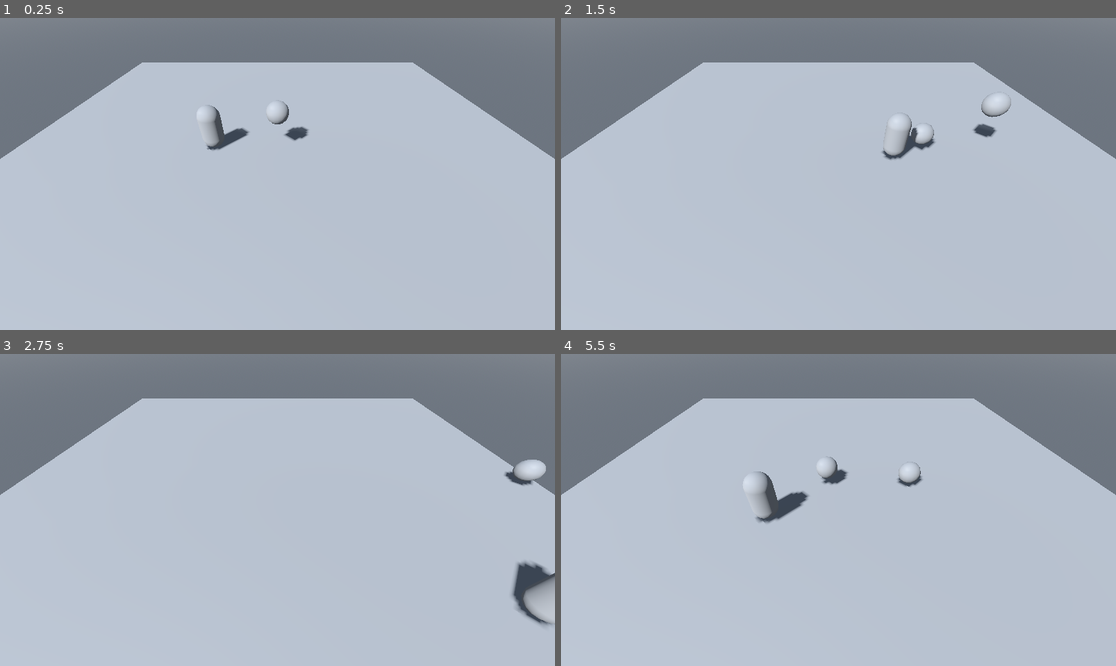
Above: before the commit, frames 1-4 (two rows, left to right).
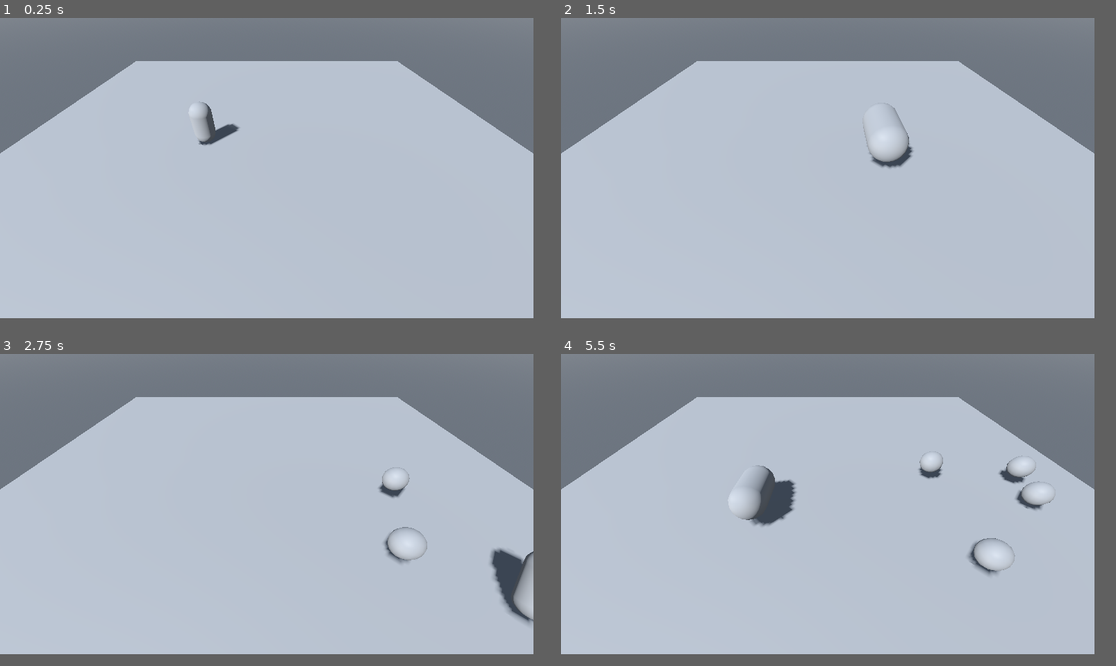
Above: after the commit, the same moments.

Repository: LeonStansfield/Basic-Godot-Multiplayer-Framework
Game: Godot game, scene res://Scenes/test.tscn
Same seed, same stepped clock (60 frames per second), same inputs: the game is played once before the commit and once after it. This scene is started directly instead of the project's main scene.
Inputs (mouse positions are in pixels of both pictures, inside the frame that each line leads up to):
- Up to frame 1 (0.25 s): no input
- Up to frame 2 (1.5 s): move the mouse to (960, 158) at 0.52 s; press the mouse at (960, 158) at 0.53 s; hold D (move_right) 0.53-1.28 s; right-click (960, 158) at 0.8 s; move the mouse to (727, 189) at 1.27 s; release the mouse at (727, 189) at 1.28 s; hold S (move_back) from 1.28 s (still down); right-click (727, 189) at 1.35 s
- Up to frame 3 (2.75 s): tap Middle mouse button (action_3, bound only after the commit) at 1.55 s; move the mouse to (333, 441) at 2.02 s; release S (move_back) at 2.03 s; hold D (move_right) from 2.03 s (still down); hold Middle mouse button (action_3, bound only after the commit) from 2.03 s (still down); click (333, 441) at 2.3 s
- Up to frame 4 (5.5 s): move the mouse to (810, 572) at 2.77 s; release D (move_right) at 2.78 s; release Middle mouse button (action_3, bound only after the commit) at 2.78 s; hold W (move_forward) 2.78-3.53 s; click (810, 572) at 2.85 s; right-click (810, 572) at 3.05 s; move the mouse to (1005, 556) at 3.52 s; hold Right mouse button (action_2, bound only after the commit) 3.53-4.28 s; hold A (move_left) 3.53-5.03 s; tap Middle mouse button (action_3, bound only after the commit) at 3.8, 4.35 s; move the mouse to (672, 463) at 4.27 s; click (672, 463) at 4.55 s; move the mouse to (866, 510) at 5.02 s; press the mouse at (866, 510) at 5.03 s; hold S (move_back) from 5.03 s (still down); right-click (866, 510) at 5.3 s
The window is 799x449 before the commit and 768x432 after it. Grey fills any space a smaller window leaves; there, only what the larger window draws over its background counts as a difference.

The runs differ from the first frame. In frame 1, 3.9% of the frame differs, in the area x 0-100%, y 0-46%; in frame 2, 4.0%; in frame 3, 5.2%, in the area x 0-100%, y 0-88%; in frame 4, 5.2%.

Commit message:
Added animation syncing, polished a few other bits

Diff:
--- a/Prefabs/ball.tscn
+++ b/Prefabs/ball.tscn
@@ -23,3 +23,9 @@
 
 [node name="MeshInstance3D" type="MeshInstance3D" parent="."]
 mesh = SubResource("SphereMesh_8a2hy")
+
+[node name="DespawnTimer" type="Timer" parent="."]
+wait_time = 5.0
+autostart = true
+
+[connection signal="timeout" from="DespawnTimer" to="." method="_on_despawn_timer_timeout"]
--- a/Prefabs/player.tscn
+++ b/Prefabs/player.tscn
@@ -7,11 +7,76 @@
 
 [sub_resource type="CapsuleShape3D" id="CapsuleShape3D_y6xdh"]
 
-[node name="Player" type="CharacterBody3D" node_paths=PackedStringArray("ball_spawn_pos")]
+[sub_resource type="Animation" id="Animation_y6xdh"]
+resource_name = "animation_1"
+tracks/0/type = "value"
+tracks/0/imported = false
+tracks/0/enabled = true
+tracks/0/path = NodePath("MeshInstance3D:rotation")
+tracks/0/interp = 1
+tracks/0/loop_wrap = true
+tracks/0/keys = {
+"times": PackedFloat32Array(0, 0.5, 1),
+"transitions": PackedFloat32Array(1, 1, 1),
+"update": 0,
+"values": [Vector3(0, 0, 0), Vector3(3.14159, 0, 0), Vector3(6.28319, 0, 0)]
+}
+
+[sub_resource type="Animation" id="Animation_5wxv7"]
+length = 0.001
+tracks/0/type = "value"
+tracks/0/imported = false
+tracks/0/enabled = true
+tracks/0/path = NodePath("MeshInstance3D:rotation")
+tracks/0/interp = 1
+tracks/0/loop_wrap = true
+tracks/0/keys = {
+"times": PackedFloat32Array(0),
+"transitions": PackedFloat32Array(1),
+"update": 0,
+"values": [Vector3(0, 0, 0)]
+}
+tracks/1/type = "value"
+tracks/1/imported = false
+tracks/1/enabled = true
+tracks/1/path = NodePath("MeshInstance3D:scale")
+tracks/1/interp = 1
+tracks/1/loop_wrap = true
+tracks/1/keys = {
+"times": PackedFloat32Array(0),
+"transitions": PackedFloat32Array(1),
+"update": 0,
+"values": [Vector3(1, 1, 1)]
+}
+
+[sub_resource type="Animation" id="Animation_y5hcb"]
+resource_name = "animation_2"
+tracks/0/type = "value"
+tracks/0/imported = false
+tracks/0/enabled = true
+tracks/0/path = NodePath("MeshInstance3D:scale")
+tracks/0/interp = 1
+tracks/0/loop_wrap = true
+tracks/0/keys = {
+"times": PackedFloat32Array(0, 0.5, 1),
+"transitions": PackedFloat32Array(1, 1, 1),
+"update": 0,
+"values": [Vector3(1, 1, 1), Vector3(2, 2, 2), Vector3(1, 1, 1)]
+}
+
+[sub_resource type="AnimationLibrary" id="AnimationLibrary_y5hcb"]
+_data = {
+&"RESET": SubResource("Animation_5wxv7"),
+&"animation_1": SubResource("Animation_y6xdh"),
+&"animation_2": SubResource("Animation_y5hcb")
+}
+
+[node name="Player" type="CharacterBody3D" node_paths=PackedStringArray("ball_spawn_pos", "animation_player")]
 collision_layer = 2
 collision_mask = 3
 script = ExtResource("1_y6xdh")
 ball_spawn_pos = NodePath("BallSpawnPos")
+animation_player = NodePath("AnimationPlayer")
 
 [node name="MeshInstance3D" type="MeshInstance3D" parent="."]
 transform = Transform3D(1, 0, 0, 0, 1, 0, 0, 0, 1, 0, 1, 0)
@@ -23,3 +88,8 @@
 
 [node name="BallSpawnPos" type="Marker3D" parent="."]
 transform = Transform3D(1, 0, 0, 0, 1, 0, 0, 0, 1, 1, 1, 0)
+
+[node name="AnimationPlayer" type="AnimationPlayer" parent="."]
+libraries = {
+&"": SubResource("AnimationLibrary_y5hcb")
+}
--- a/Scenes/main.tscn
+++ b/Scenes/main.tscn
@@ -32,6 +32,7 @@
 
 [node name="IPAddress" type="LineEdit" parent="UI/VBoxContainer"]
 layout_mode = 2
+text = "127.0.0.1"
 placeholder_text = "IP ADDRESS"
 
 [node name="Exit" type="Button" parent="UI/VBoxContainer"]
--- a/Scenes/test.tscn
+++ b/Scenes/test.tscn
@@ -1,6 +1,5 @@
-[gd_scene load_steps=5 format=3 uid="uid://drfflkb1hn5uk"]
+[gd_scene load_steps=4 format=3 uid="uid://drfflkb1hn5uk"]
 
-[ext_resource type="PackedScene" uid="uid://da2cjrqbi7ywy" path="res://Prefabs/ball.tscn" id="1_8od7v"]
 [ext_resource type="Environment" uid="uid://crcpsuceqxwoc" path="res://Assets/environment.tres" id="1_qc4db"]
 [ext_resource type="PackedScene" uid="uid://d2qqevyfm5qko" path="res://Prefabs/player.tscn" id="2_qc4db"]
 
@@ -21,9 +20,6 @@
 
 [node name="SpawnRoot" type="Node3D" parent="World"]
 
-[node name="Ball" parent="World/SpawnRoot" instance=ExtResource("1_8od7v")]
-transform = Transform3D(1, 0, 0, 0, 1, 0, 0, 0, 1, 0, 2, 0)
-
 [node name="Player" parent="World/SpawnRoot" instance=ExtResource("2_qc4db")]
 transform = Transform3D(1, 0, 0, 0, 1, 0, 0, 0, 1, -3, 0, 0)
 is_networked = false
--- a/project.godot
+++ b/project.godot
@@ -18,6 +18,11 @@
 [autoload]
 
 NetworkManager="*res://scripts/network_manager.gd"
+
+[display]
+
+window/size/viewport_width=768
+window/size/viewport_height=432
 
 [input]
 
@@ -46,3 +51,13 @@
 "events": [Object(InputEventMouseButton,"resource_local_to_scene":false,"resource_name":"","device":-1,"window_id":0,"a …(253 unchanged characters)…
 ]
 }
+action_2={
+"deadzone": 0.2,
+"events": [Object(InputEventMouseButton,"resource_local_to_scene":false,"resource_name":"","device":-1,"window_id":0,"alt_pressed":false,"shift_pressed":false,"ctrl_pressed":false,"meta_pressed":false,"button_mask":0,"position":Vector2(0, 0),"global_position":Vector2(0, 0),"factor":1.0,"button_index":2,"canceled":false,"pressed":false,"double_click":false,"script":null)
+]
+}
+action_3={
+"deadzone": 0.2,
+"events": [Object(InputEventMouseButton,"resource_local_to_scene":false,"resource_name":"","device":-1,"window_id":0,"alt_pressed":false,"shift_pressed":false,"ctrl_pressed":false,"meta_pressed":false,"button_mask":0,"position":Vector2(0, 0),"global_position":Vector2(0, 0),"factor":1.0,"button_index":3,"canceled":false,"pressed":false,"double_click":false,"script":null)
+]
+}
--- a/scripts/ball.gd
+++ b/scripts/ball.gd
@@ -20,3 +20,7 @@
 		global_transform = t
 		linear_velocity = lin_vel
 		angular_velocity = ang_vel
+
+
+func _on_despawn_timer_timeout():
+	queue_free()
--- a/scripts/network_manager.gd
+++ b/scripts/network_manager.gd
@@ -7,12 +7,10 @@
 signal connection_failed
 signal disconnected
 
-const PORT: int = 12345
-const MAX_PLAYERS: int = 4
-
-# ===========================
+const PORT: int = 8080
+const MAX_PLAYERS: int = 16
+
 # Registry for spawnable objects
-# ===========================
 var spawnable_scenes: Dictionary = {  # Register types here
 	"player": preload("res://Prefabs/player.tscn"),
 	"ball": preload("res://Prefabs/ball.tscn")
@@ -34,9 +32,7 @@
 	multiplayer.peer_connected.connect(_on_peer_connected)
 	multiplayer.peer_disconnected.connect(_on_peer_disconnected)
 
-# ======================
 # SERVER / CLIENT SETUP
-# ======================
 func host_game() -> Error:
 	reset_game_state()
 
@@ -79,9 +75,7 @@
 	reset_game_state()
 	emit_signal("disconnected")
 
-# ======================
 # CONNECTION EVENTS
-# ======================
 func _on_connected_to_server() -> void:
 	print("Connected to server")
 	emit_signal("connected")
@@ -98,9 +92,7 @@
 	reset_game_state()
 	emit_signal("disconnected")
 
-# ======================
 # PEER EVENTS (server-side spawning)
-# ======================
 func _on_peer_connected(id: int) -> void:
 	print("Peer connected: %d" % id)
 
@@ -130,9 +122,7 @@
 		despawn_networked_object(str(id))
 		rpc("despawn_remote_object", str(id))
 
-# ======================
 # GENERIC NETWORKED OBJECT MANAGEMENT
-# ======================
 func spawn_networked_object(object_type: String, object_id: String, authority: int = 1, position: Vector3 = Vector3.ZERO, announce: bool = true) -> void:
 	if not spawnable_scenes.has(object_type):
 		printerr("Unknown object type: %s" % object_type)
@@ -190,14 +180,11 @@
 			node.queue_free()
 		networked_objects.erase(object_id)
 
-
 @rpc("any_peer", "reliable")
 func despawn_remote_object(object_id: String) -> void:
 	despawn_networked_object(object_id)
 
-# ======================
 # RESET/CLEANUP
-# ======================
 func reset_game_state() -> void:
 	for id in networked_objects.keys():
 		var node: Node = networked_objects[id].node
--- a/scripts/player.gd
+++ b/scripts/player.gd
@@ -3,8 +3,9 @@
 @export var speed: float = 8.0
 @export var acceleration: float = 5.0
 @export var deceleration: float = 8.0
-@export var is_networked: bool = true # Used for testing in singleplayer test scenes
+@export var is_networked: bool = true
 @export var ball_spawn_pos: Marker3D
+@export var animation_player: AnimationPlayer
 
 var net_ready: bool = false
 var gravity: float = ProjectSettings.get_setting("physics/3d/default_gravity")
@@ -14,21 +15,21 @@
 
 func _unhandled_input(event: InputEvent) -> void:
 	if (is_multiplayer_authority() and net_ready) || not is_networked:
-		# Check if the "action1" input is pressed
 		if event.is_action_pressed("action_1"):
+			trigger_animation("animation_1")
+		if event.is_action_pressed("action_2"):
+			trigger_animation("animation_2")
+		if event.is_action_pressed("action_3"):
 			throw_ball()
 
 func _physics_process(delta: float) -> void:
 	if (is_multiplayer_authority() and net_ready) || not is_networked:
-		# Apply gravity when not on the floor
 		if not is_on_floor():
 			velocity.y -= gravity * delta
 
-		# Get input and create a direction vector relative to player rotation
 		var input_dir := Input.get_vector("move_left", "move_right", "move_forward", "move_back")
 		var direction := (transform.basis * Vector3(input_dir.x, 0, input_dir.y)).normalized()
 
-		# Handle horizontal movement with acceleration and deceleration
 		if direction:
 			velocity.x = lerp(velocity.x, direction.x * speed, acceleration * delta)
 			velocity.z = lerp(velocity.z, direction.z * speed, acceleration * delta)
@@ -38,16 +39,13 @@
 
 		move_and_slide()
 
-		update_position.rpc(global_transform)
+		update_transform.rpc(global_transform)
 
-# New function to handle the ball spawning logic
 func throw_ball() -> void:
 	var pos : Vector3 = ball_spawn_pos.global_position
 	if multiplayer.is_server():
-		# If this is the server, spawn the ball immediately
 		_spawn_ball(pos)
 	else:
-		# If client, ask server to spawn it
 		rpc_id(1, "request_spawn_ball", pos)
 
 @rpc("authority", "reliable")
@@ -56,11 +54,27 @@
 		_spawn_ball(pos)
 
 func _spawn_ball(pos: Vector3) -> void:
-	var network_manager = get_tree().get_root().get_node("NetworkManager") # Adjust path if needed
-	var object_id = str(Time.get_ticks_msec()) # Unique ID for ball
+	var network_manager = get_tree().get_root().get_node("NetworkManager")
+	var object_id = str(Time.get_ticks_msec())
 	network_manager.spawn_networked_object("ball", object_id, 1, pos)
 
+# NEW: Local + networked animation trigger
+func trigger_animation(animation: String) -> void:
+	play_animation(animation)
+	# Notify others
+	play_animation_remote.rpc(animation)
+
+func play_animation(animation: String) -> void:
+	if animation_player:
+		animation_player.play(animation)
+
+@rpc("any_peer", "reliable")
+func play_animation_remote(animation: String) -> void:
+	if (not is_multiplayer_authority() and net_ready) || not is_networked:
+		if animation_player:
+			animation_player.play(animation)
+
 @rpc("any_peer", "unreliable")
-func update_position(new_transform: Transform3D) -> void:
+func update_transform(new_transform: Transform3D) -> void:
 	if (not is_multiplayer_authority() and net_ready) || not is_networked:
 		global_transform = new_transform
--- a/scripts/ui.gd
+++ b/scripts/ui.gd
@@ -27,13 +27,11 @@
 
 	_update_ui()
 
-# ======================
 # BUTTON HANDLERS
-# ======================
 func _on_host_pressed() -> void:
 	var err: Error = NetworkManager.host_game()
 	if err != OK:
-		# Stay in menu; nothing else to do. (hosting_failed signal also fires)
+		# Stay in menu
 		return
 
 func _on_join_pressed() -> void:
@@ -45,12 +43,9 @@
 		_in_game = false
 		_update_ui()
 		return
-	# If OK, we will get "connecting_started" soon. Until then, keep the menu as-is.
 
 func _on_exit_pressed() -> void:
-	# Works both while in-game and while connecting (acts as cancel).
 	NetworkManager.exit_game()
-	# UI is updated via "disconnected" signal, but keep it responsive now too.
 	_is_connecting = false
 	_in_game = false
 	_update_ui()
@@ -58,9 +53,7 @@
 func _on_ip_text_changed(_new_text: String) -> void:
 	_update_ui()
 
-# ======================
 # NETWORK SIGNAL HANDLERS
-# ======================
 func _on_hosting_started() -> void:
 	_in_game = true
 	_is_connecting = false
@@ -93,9 +86,7 @@
 	_in_game = false
 	_update_ui()
 
-# ======================
 # UI STATE
-# ======================
 func _update_ui() -> void:
 	# Exit is always available and enabled
 	exit_button.visible = true
Not shown: 1 places in Prefabs/player.tscn that only renumber resources
